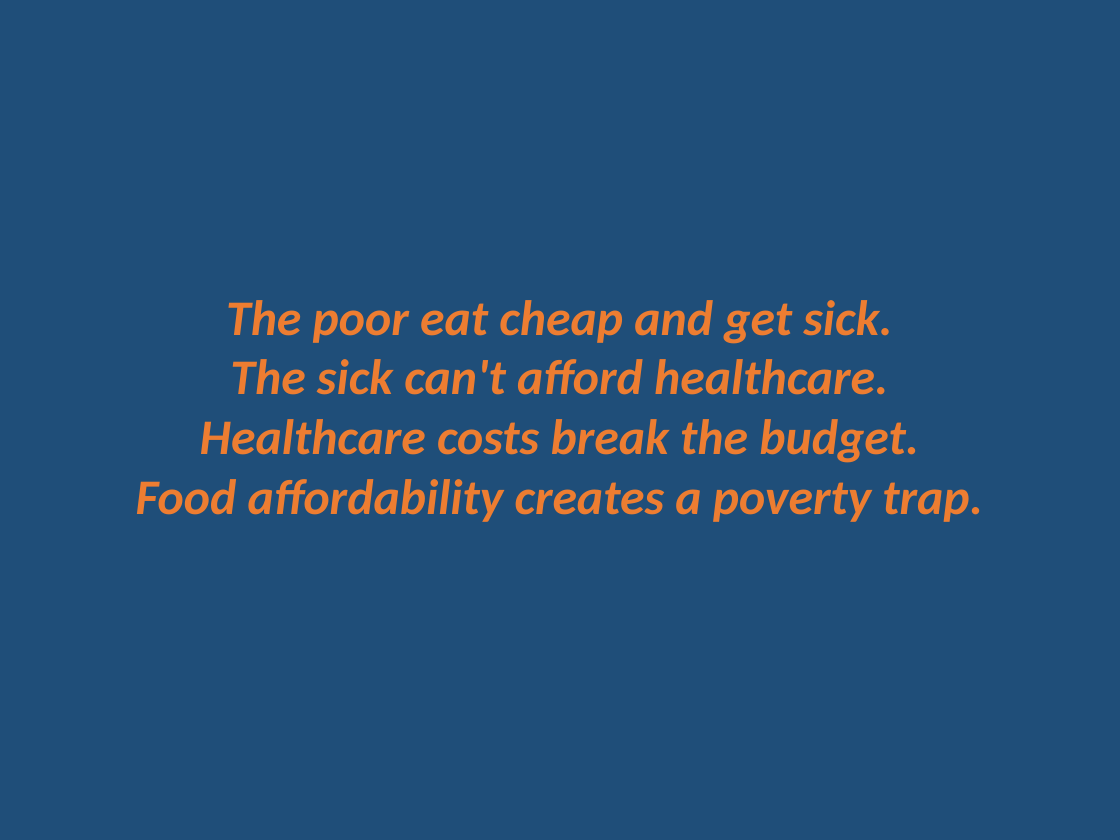
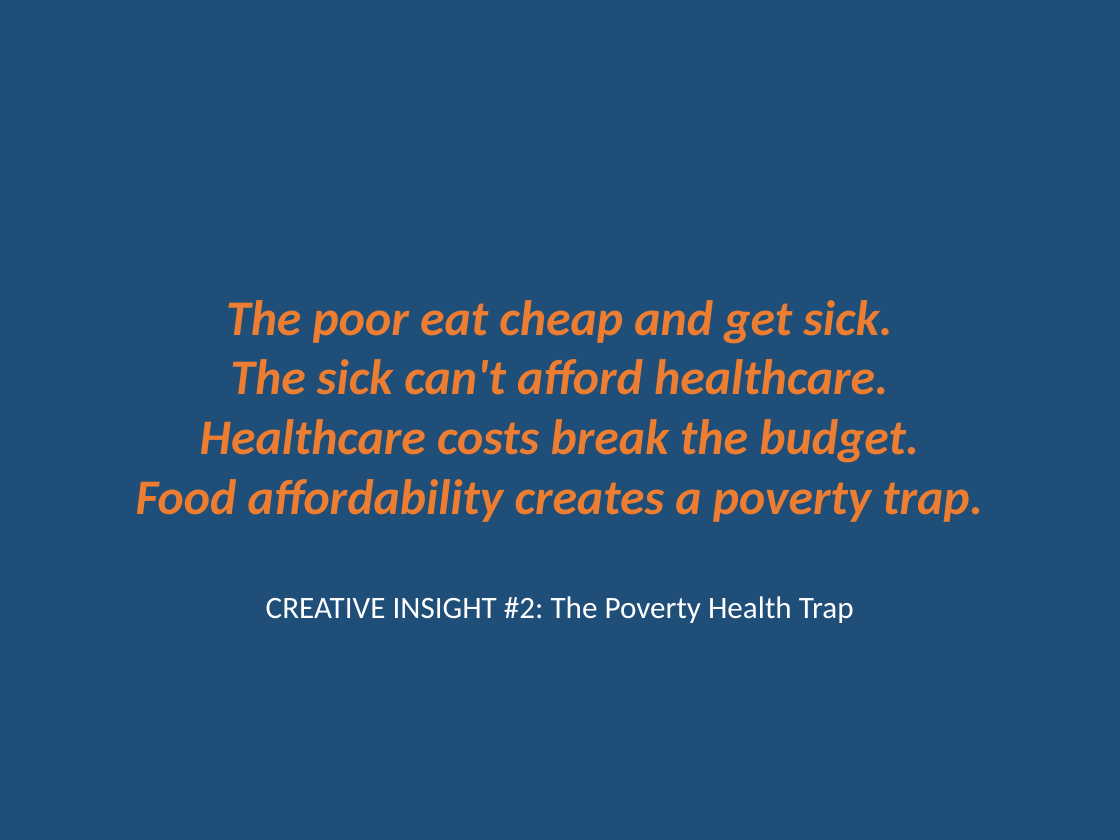
Before and after one commit to horaciofonseca-dev/snipping-prices-tool, a slide deck: slide 13 of CAPSTONE_DELIVERABLES/Snipper_Tool_Reality_vs_Official_Paris_UPDATED.pptx. Drawn at 1120x840 pixels with LibreOffice and Linux fonts; fonts in the diff are those of the drawing. Boxes give left, top, right and bottom in pixels: in the first picture for what was removed or moved away, otherwise in the second. Text is boxed around its words. In the diff, an @@ line names an element or a change of style, - is before the commit and + after.

```diff
--- a/CAPSTONE_DELIVERABLES/Snipper_Tool_Reality_vs_Official_Paris_UPDATED.pptx
+++ b/CAPSTONE_DELIVERABLES/Snipper_Tool_Reality_vs_Official_Paris_UPDATED.pptx
@@ text added at (266, 596, 854, 623), 20 pt, text #FFFFFF @@
+CREATIVE INSIGHT #2: The Poverty Health Trap
```
Also in this commit, not shown: 16 other slides changed, 4 slides added, 8 other files.
